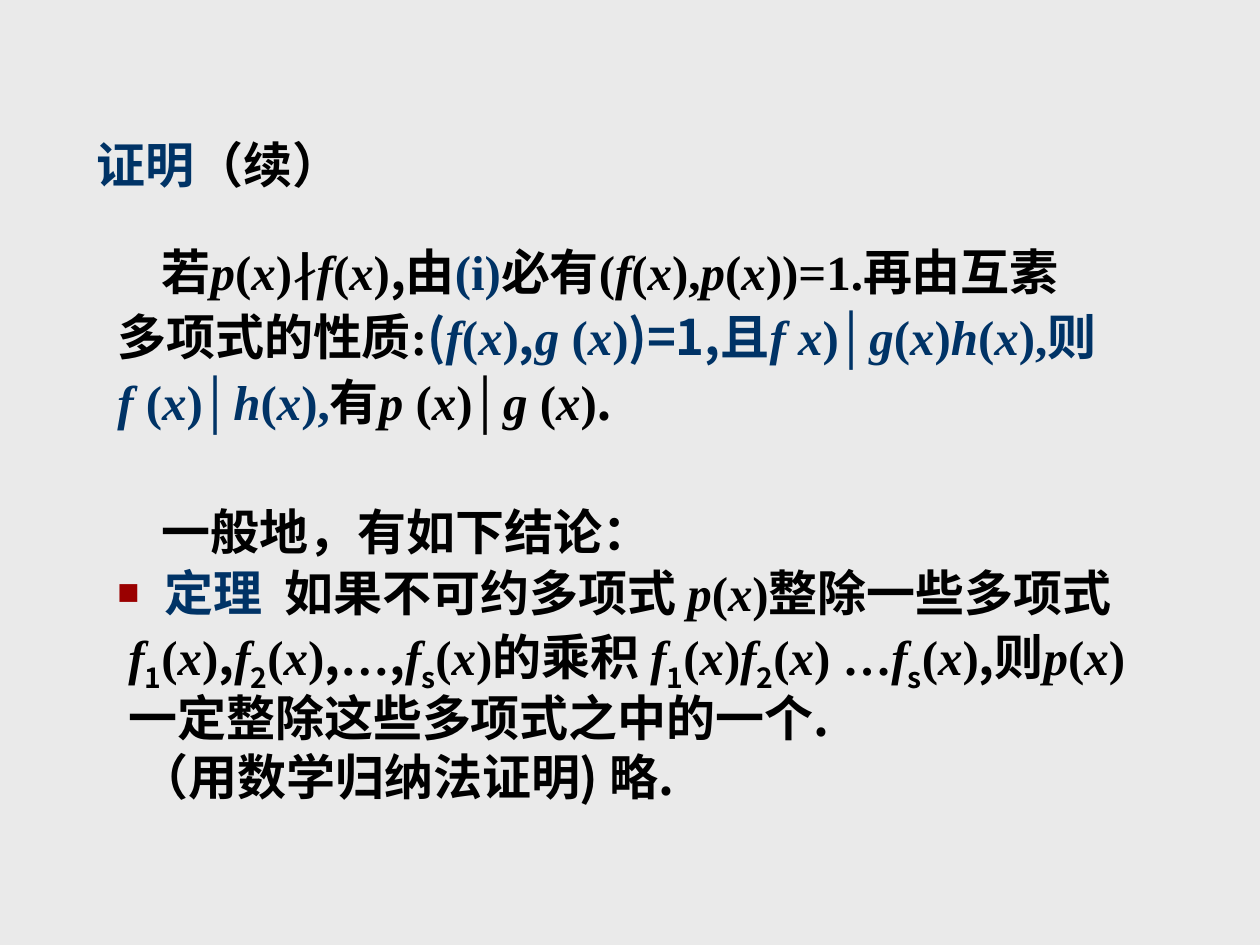
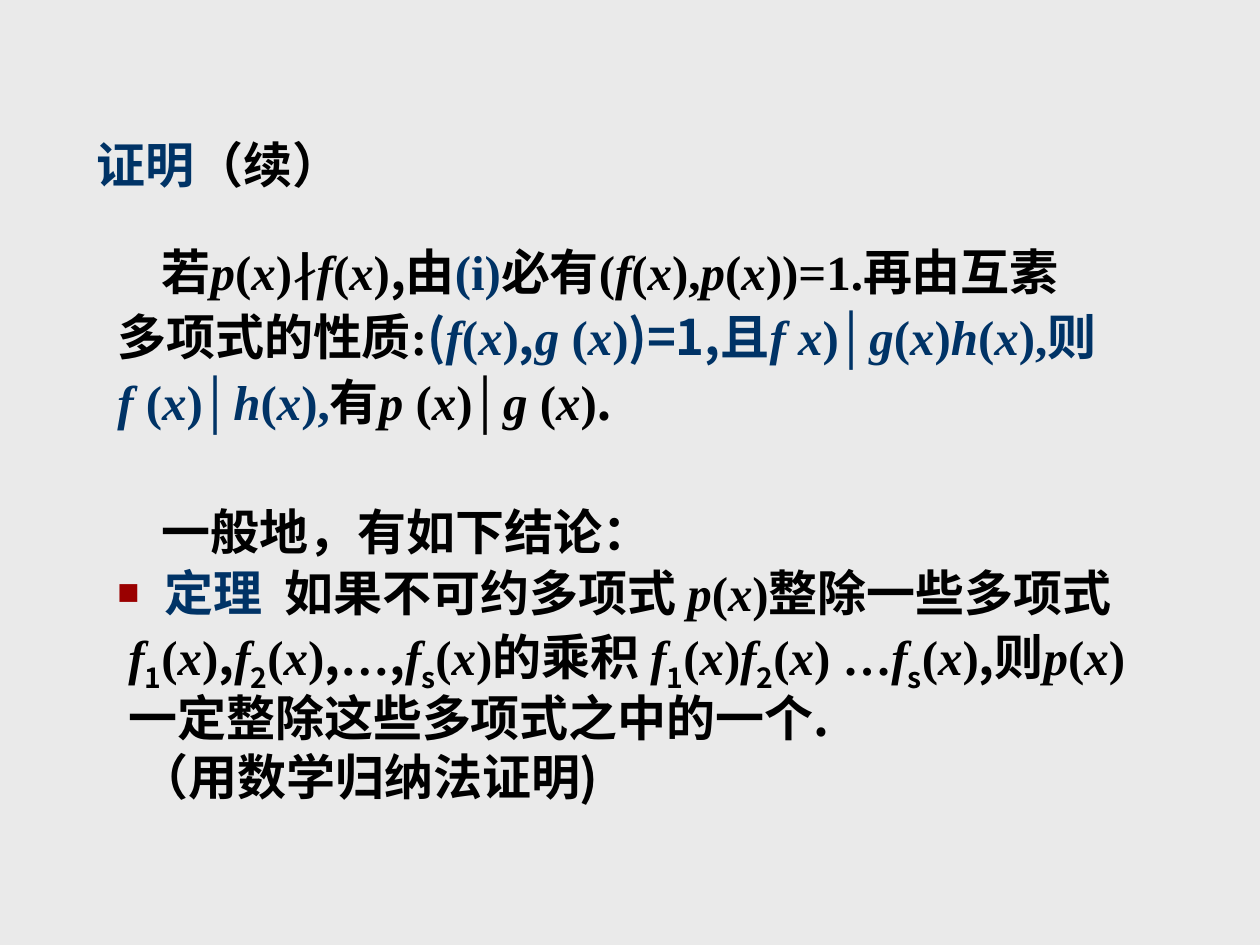
Before and after one commit to zhangbiaomath/zhangbiaomath.github.io, a slide deck: slide 61 of teaching/gaodai/课件/第1章-多项式.ppt. Drawn at 1260x945 pixels with LibreOffice and Linux fonts; fonts in the diff are those of the drawing. Boxes give left, top, right and bottom in pixels: in the first picture for what was removed or moved away, otherwise in the second. Text is boxed around its words. In the diff, an @@ line names an element or a change of style, - is before the commit and + after.

```diff
--- a/teaching/gaodai/课件/第1章-多项式.ppt
+++ b/teaching/gaodai/课件/第1章-多项式.ppt
@@ text at [140, 753, 599, 805]: text changed @@
-（用数学归纳法证明) 略.
+（用数学归纳法证明)
```
Also in this commit, not shown: 2 other slides changed.
